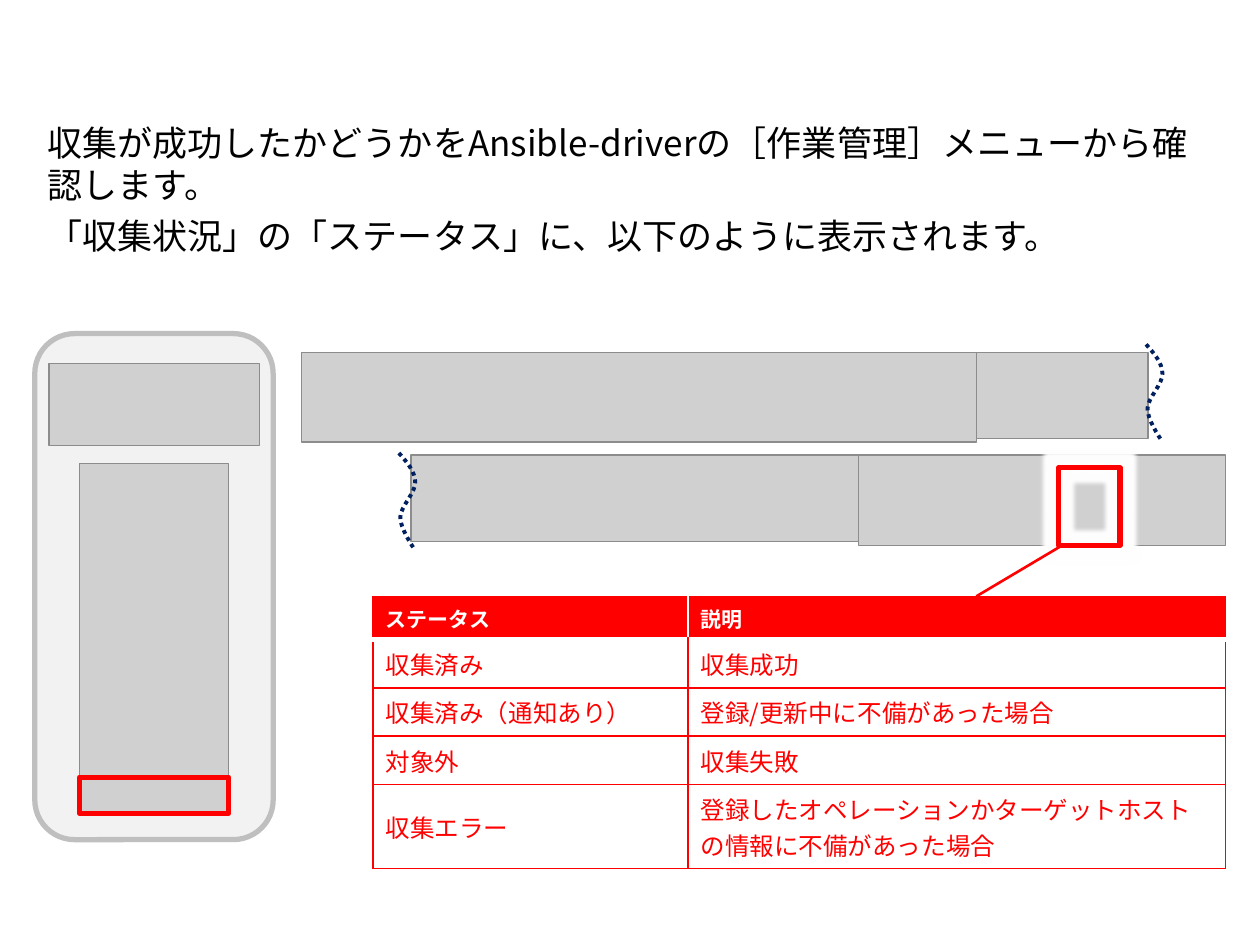
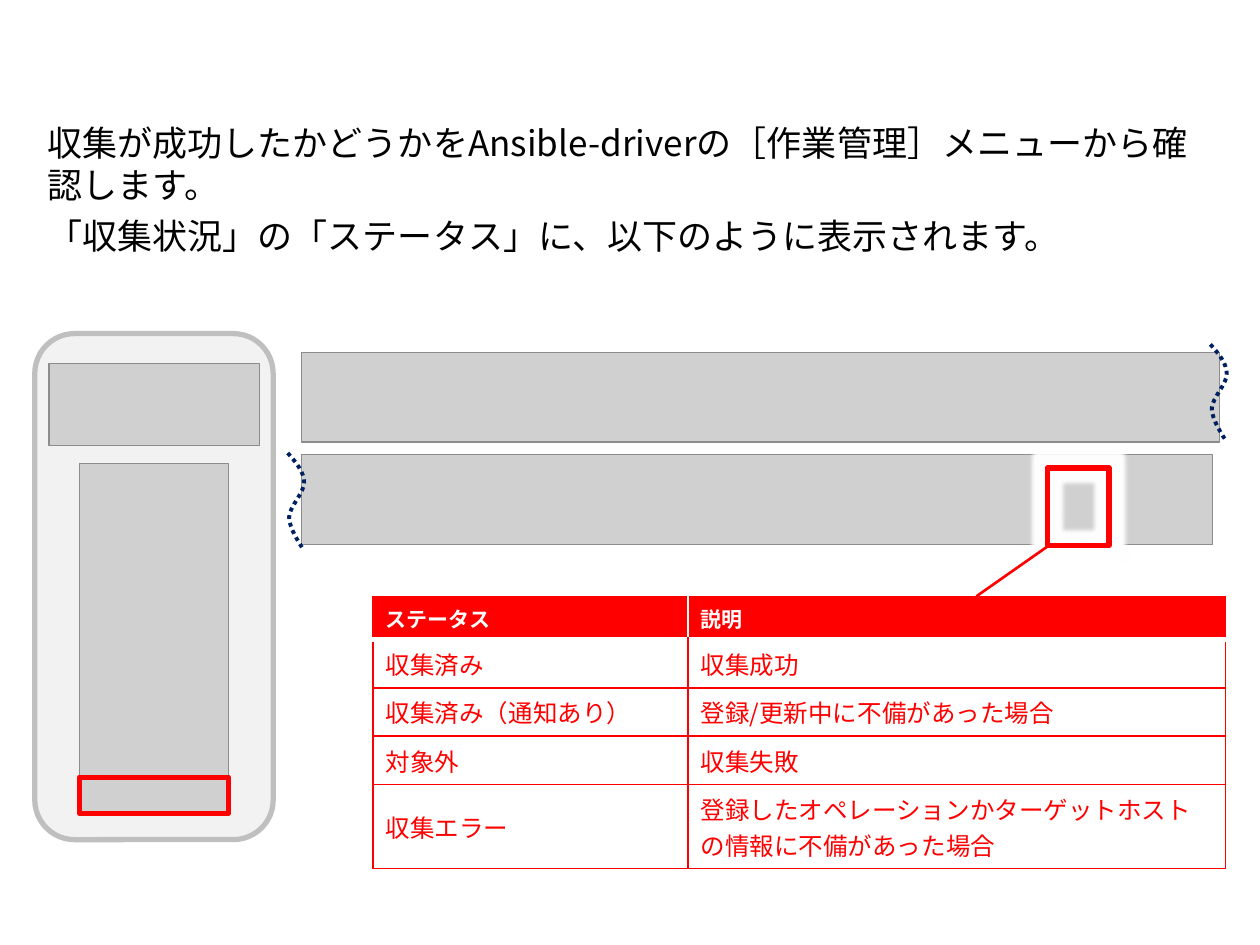
Before and after one commit to exastro-suite/it-automation-docs, a slide deck: slide 12 of asset/Learn_ja/ITA-collect-compare_classroom_lecture_ja.pptx. Drawn at 1260x945 pixels with LibreOffice and Linux fonts; fonts in the diff are those of the drawing; grey boxes stand for pictures; background and template pictures are left out. Boxes give left, top, right and bottom in pixels: in the first picture for what was removed or moved away, otherwise in the second. Text is boxed around its words. In the diff, an @@ line names an element or a change of style, - is before the commit and + after.

```diff
--- a/asset/Learn_ja/ITA-collect-compare_classroom_lecture_ja.pptx
+++ b/asset/Learn_ja/ITA-collect-compare_classroom_lecture_ja.pptx
@@ picture: place and size @@
-picture at bbox=[301, 353, 976, 442]
+picture at bbox=[301, 353, 1218, 442]
@@ picture removed at bbox=[976, 353, 1148, 440] @@
@@ freeform shape: place and size @@
-freeform shape at bbox=[1147, 344, 1163, 438]
+freeform shape at bbox=[1211, 344, 1227, 438]
@@ freeform shape: place and size @@
-freeform shape at bbox=[399, 454, 416, 548]
+freeform shape at bbox=[287, 454, 304, 548]
@@ picture added at bbox=[301, 455, 1212, 544] @@
@@ picture removed at bbox=[411, 455, 859, 542] @@
@@ picture removed at bbox=[859, 455, 1226, 546] @@
@@ rectangle: place and size @@
-rectangle at bbox=[1058, 467, 1120, 546]
+rectangle at bbox=[1047, 467, 1109, 546]
@@ line moved from (1062, 546) - (976, 596) to (1047, 547) - (976, 596) @@
```
Also in this commit, not shown: 5 other slides changed, 1 slide added, 1 other file.
